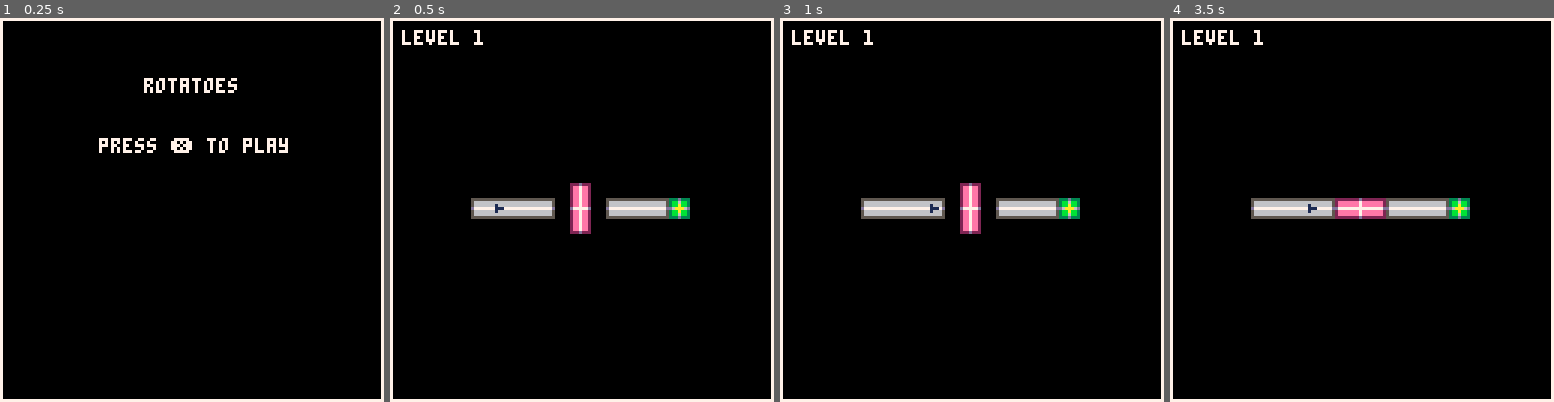
Above: before the commit, frames 1-4 (left to right).
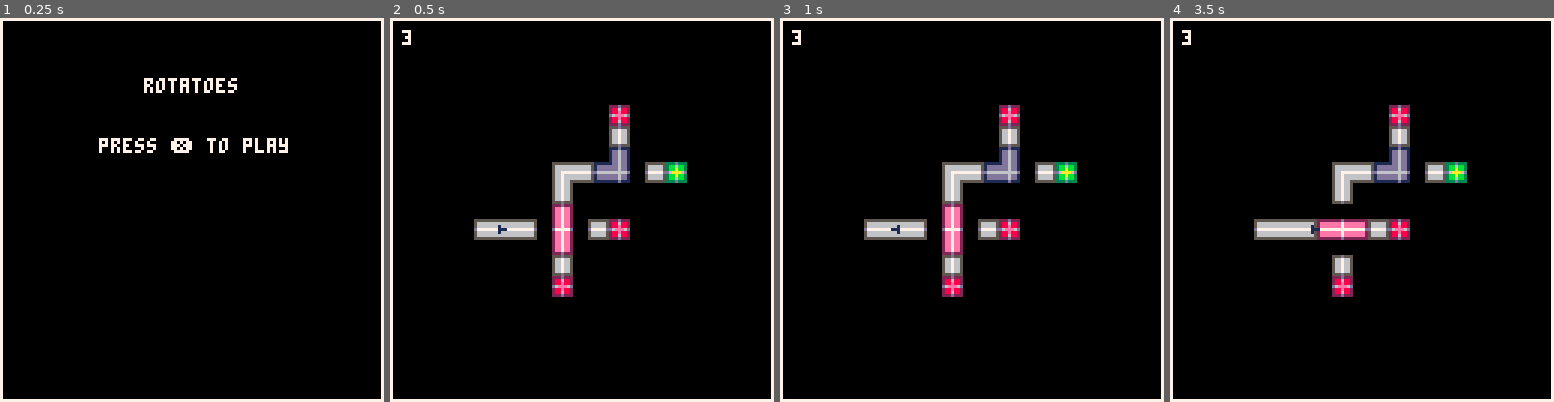
Above: after the commit, the same moments.

Repository: kreludan/rotatoes
Game: PICO-8 cartridge rotatoes.p8
Same seed, same stepped clock (60 frames per second), same inputs: the game is played once before the commit and once after it.
Inputs:
- Up to frame 1 (0.25 s): no input
- Up to frame 2 (0.5 s): tap X (X key) at 0.33 s
- Up to frame 3 (1 s): no input
- Up to frame 4 (3.5 s): tap X (X key) at 1.07, 1.85, 2.97 s; hold Right 1.6-2.1 s; hold Up 2.15-2.42 s; hold Right 2.47-3.03 s; hold Left from 3.08 s (still down)

Frame 1 is identical in both runs. In frame 2, 8.9% of the frame differs, in the area x 3-79%, y 3-73%; in frame 3, 8.9%; in frame 4, 9.0%.

Commit message:
Level building

Diff:
--- a/rotatoes.p8
+++ b/rotatoes.p8
@@ -5,7 +5,7 @@
 function _init()
   max_distance = 7 -- distance to check for a waypoint in a direction
   level_state = "menu" -- "playing", "win", "lose", "menu"
-  level_num = 1 -- current level
+  level_num = 3 -- current level
 end
 
 function _init_level(level_num)
@@ -213,7 +213,7 @@
   elseif level_state == "lose" then
     generate_lose_menu()
   elseif level_state == "playing" then
-    print("level " .. tostring(level_num), 4, 4)
+    print(tostring(level_num), 4, 4)
     for i = 1, count(rotators_to_draw) do
       if i == controlled_tile then
         draw_tile(rotators_to_draw[i], true)
@@ -812,7 +812,9 @@
     { "corr_turn_upleft", 97, 8 },
     { "corr_turn_upright", 121, 8 },
     { "corr_turn_downleft", 105, 8 },
-    { "corr_turn_downright", 113, 8 }
+    { "corr_turn_downright", 113, 8 },
+    { "singleton_horiz", 97, 24 },
+    { "singleton_vert", 105, 24 }
   }
   tile_to_prep = {}
   while tileindex != count(tile_types) do
@@ -1229,23 +1231,50 @@
      }},
     {level_num = 2,
      character_blueprint = {
-         {"goal", 96, 63},
-         {"player", 30, 63},
-         {"deathtile", 63, 75}
+         {"goal", 104, 63 },
+         {"player", 22, 63 },
      },
      rotator_blueprint = {
-         { "vert", 63, 63 }
+         { "vert", 48, 63 },
+         { "vert", 78, 63 }
      },
      static_tile_blueprint = {
-         { "corrend_left", 30, 63 },
-         { "corr_horiz", 37, 63 },
-         { "corr_horiz", 44, 63 },
-         { "corrend_right", 51, 63 },
-         { "corrend_left", 75, 63 },
-         { "corr_horiz", 82, 63 },
-         { "corrend_right", 89, 63 },
-         { "corrend_right", 96, 63 },
-         { "corr_horiz", 63, 75}
+         { "corrend_left", 22, 63 },
+         { "corr_horiz", 29, 63 },
+         { "corrend_right", 36, 63 },
+         { "corrend_left", 60, 63 },
+         { "corrend_right", 66, 63 },
+         { "corrend_left", 90, 63},
+         { "corrend_right", 97, 63 },
+         { "corrend_right", 104, 63 }
+     }},
+    {level_num = 3,
+     character_blueprint = {
+         {"deathtile", 76, 70 },
+         {"deathtile", 76, 32 },
+         {"deathtile", 57, 89},
+         {"goal", 95, 51},
+         {"player", 31, 70 }
+     },
+     rotator_blueprint = {
+         { "vert", 57, 70 },
+         { "l2", 76, 51 }
+     },
+     static_tile_blueprint = {
+         { "corrend_left", 31, 70 },
+         { "corr_horiz", 38, 70 },
+         { "corrend_right", 45, 70 },
+         { "singleton_horiz", 69, 70 },
+         { "singleton_horiz", 76, 70 },
+         { "singleton_vert", 57, 82},
+         { "singleton_vert", 57, 89},
+         { "corrend_down", 57, 58},
+         { "corr_turn_upleft", 57, 51 },
+         { "corrend_right", 64, 51 },
+         { "singleton_vert", 76, 39 },
+         { "singleton_vert", 76, 32},
+         { "singleton_horiz", 88, 51},
+         { "singleton_horiz", 95, 51}
      }}
 }
 __gfx__
@@ -1273,13 +1302,13 @@
 888000002ee7ee200000000002ee7ee22eeeeeee7ee22ee7eeeeeee22ee7ee22eeeeeee7eeeeeee2000002ee7ee20000056676650566766503bb6bb302886882
 080000002ee7ee222222222222ee7ee22eeeeeee7ee22ee7eeeeeee22ee7ee22eeeeeee7eeeeeee2222222ee7ee22222256676650555d5550333d3330222d222
 080000002ee7eeeeeee22eeeeeee7ee2222222ee7ee22ee7ee2222222ee7ee222222222d222222222eeeeeee7eeeeeee20000000000000000000000000000000
-000000002ee7eeeeeee22eeeeeee7ee5000002ee7ee22ee7ee2000002ee7ee2000000000000000002eeeeeee7eeeeeee20000000000000000000000000000000
-00000000d7777777777dd7777777777d000002ee7ee22ee7ee200000d77777d00000000000000000d777777777777777d0000000000000000000000000000000
-000000002ee7eeeeeee22eeeeeee7ee2000002ee7ee22ee7ee2000002ee7ee2000000000000000002eeeeeee7eeeeeee20000000000000000000000000000000
-000000002ee7eeeeeee22eeeeeee7ee2000002ee7ee22ee7ee2000002ee7ee2000000000000000002eeeeeee7eeeeeee20000000000000000000000000000000
-00000000222d2222222222222222d22200000222d222222d222000002ee7ee200000000000000000222222ee7ee2222220000000000000000000000000000000
-000000000000000000000000000000000000000000000000000000002ee7ee200000000000000000000002ee7ee2000000000000000000000000000000000000
-000000000000000000000000000000000000000000000000000000002ee7ee200000000000000000000002ee7ee2000000000000000000000000000000000000
+000000002ee7eeeeeee22eeeeeee7ee2000002ee7ee22ee7ee2000002ee7ee2000000000000000002eeeeeee7eeeeeee255555550555d5550000000000000000
+00000000d7777777777dd7777777777d000002ee7ee22ee7ee200000d77777d00000000000000000d777777777777777d5666665056676650000000000000000
+000000002ee7eeeeeee22eeeeeee7ee2000002ee7ee22ee7ee2000002ee7ee2000000000000000002eeeeeee7eeeeeee25666665056676650000000000000000
+000000002ee7eeeeeee22eeeeeee7ee2000002ee7ee22ee7ee2000002ee7ee2000000000000000002eeeeeee7eeeeeee2d77777d056676650000000000000000
+00000000222d2222222222222222d22200000222d222222d222000002ee7ee200000000000000000222222ee7ee2222225666665056676650000000000000000
+000000000000000000000000000000000000000000000000000000002ee7ee200000000000000000000002ee7ee2000005666665056676650000000000000000
+000000000000000000000000000000000000000000000000000000002ee7ee200000000000000000000002ee7ee20000055555550555d5550000000000000000
 000000000000000000000000000000000000000000000000000000002ee7ee200000000000000000000002ee7ee2000000000000000000000000000000000000
 000000000000000000000000000000000000000000000000000000002ee7ee200000000000000000000002ee7ee2000000000000000000000000000000000000
 00000000000000000000000000000000000000000000000000000000222d2220000000000000000000000222d222000000000000000000000000000000000000
--- a/src/0.global.lua
+++ b/src/0.global.lua
@@ -1,7 +1,7 @@
 function _init()
   max_distance = 7 -- distance to check for a waypoint in a direction
   level_state = "menu" -- "playing", "win", "lose", "menu"
-  level_num = 1 -- current level
+  level_num = 3 -- current level
 end
 
 function _init_level(level_num)
@@ -209,7 +209,7 @@
   elseif level_state == "lose" then
     generate_lose_menu()
   elseif level_state == "playing" then
-    print("level " .. tostring(level_num), 4, 4)
+    print(tostring(level_num), 4, 4)
     for i = 1, count(rotators_to_draw) do
       if i == controlled_tile then
         draw_tile(rotators_to_draw[i], true)
--- a/src/3.static_tiles.lua
+++ b/src/3.static_tiles.lua
@@ -10,7 +10,9 @@
     { "corr_turn_upleft", 97, 8 },
     { "corr_turn_upright", 121, 8 },
     { "corr_turn_downleft", 105, 8 },
-    { "corr_turn_downright", 113, 8 }
+    { "corr_turn_downright", 113, 8 },
+    { "singleton_horiz", 97, 24 },
+    { "singleton_vert", 105, 24 }
   }
   tile_to_prep = {}
   while tileindex != count(tile_types) do
--- a/src/6.levels.lua
+++ b/src/6.levels.lua
@@ -19,22 +19,49 @@
      }},
     {level_num = 2,
      character_blueprint = {
-         {"goal", 96, 63},
-         {"player", 30, 63},
-         {"deathtile", 63, 75}
+         {"goal", 104, 63 },
+         {"player", 22, 63 },
      },
      rotator_blueprint = {
-         { "vert", 63, 63 }
+         { "vert", 48, 63 },
+         { "vert", 78, 63 }
      },
      static_tile_blueprint = {
-         { "corrend_left", 30, 63 },
-         { "corr_horiz", 37, 63 },
-         { "corr_horiz", 44, 63 },
-         { "corrend_right", 51, 63 },
-         { "corrend_left", 75, 63 },
-         { "corr_horiz", 82, 63 },
-         { "corrend_right", 89, 63 },
-         { "corrend_right", 96, 63 },
-         { "corr_horiz", 63, 75}
+         { "corrend_left", 22, 63 },
+         { "corr_horiz", 29, 63 },
+         { "corrend_right", 36, 63 },
+         { "corrend_left", 60, 63 },
+         { "corrend_right", 66, 63 },
+         { "corrend_left", 90, 63},
+         { "corrend_right", 97, 63 },
+         { "corrend_right", 104, 63 }
+     }},
+    {level_num = 3,
+     character_blueprint = {
+         {"deathtile", 76, 70 },
+         {"deathtile", 76, 32 },
+         {"deathtile", 57, 89},
+         {"goal", 95, 51},
+         {"player", 31, 70 }
+     },
+     rotator_blueprint = {
+         { "vert", 57, 70 },
+         { "l2", 76, 51 }
+     },
+     static_tile_blueprint = {
+         { "corrend_left", 31, 70 },
+         { "corr_horiz", 38, 70 },
+         { "corrend_right", 45, 70 },
+         { "singleton_horiz", 69, 70 },
+         { "singleton_horiz", 76, 70 },
+         { "singleton_vert", 57, 82},
+         { "singleton_vert", 57, 89},
+         { "corrend_down", 57, 58},
+         { "corr_turn_upleft", 57, 51 },
+         { "corrend_right", 64, 51 },
+         { "singleton_vert", 76, 39 },
+         { "singleton_vert", 76, 32},
+         { "singleton_horiz", 88, 51},
+         { "singleton_horiz", 95, 51}
      }}
 }
